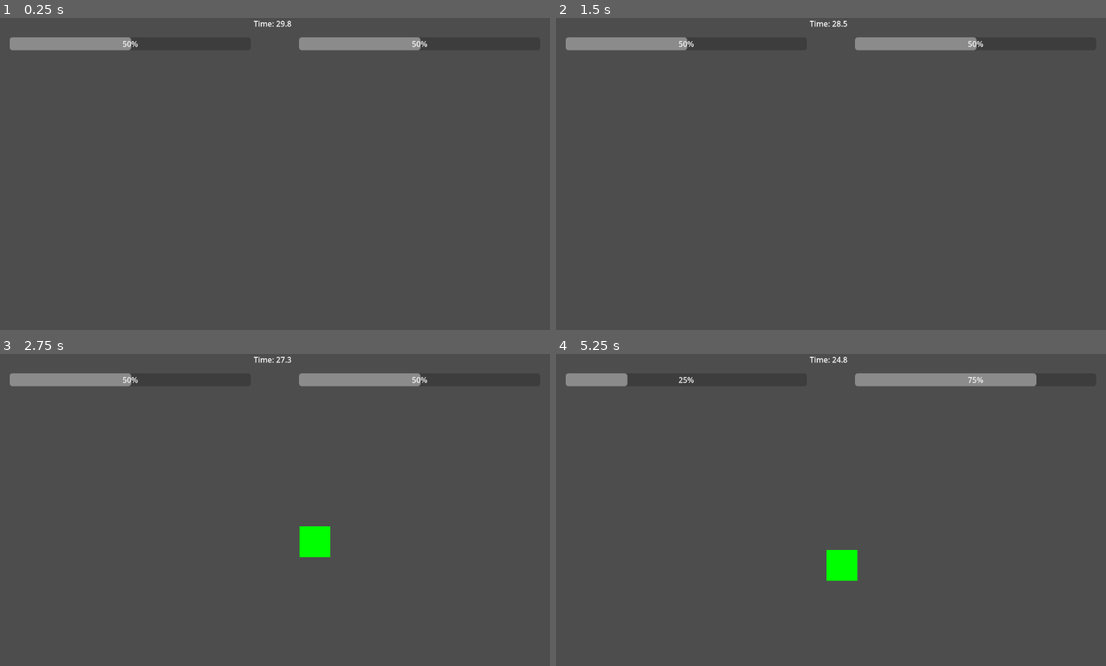
Above: before the commit, frames 1-4 (two rows, left to right).
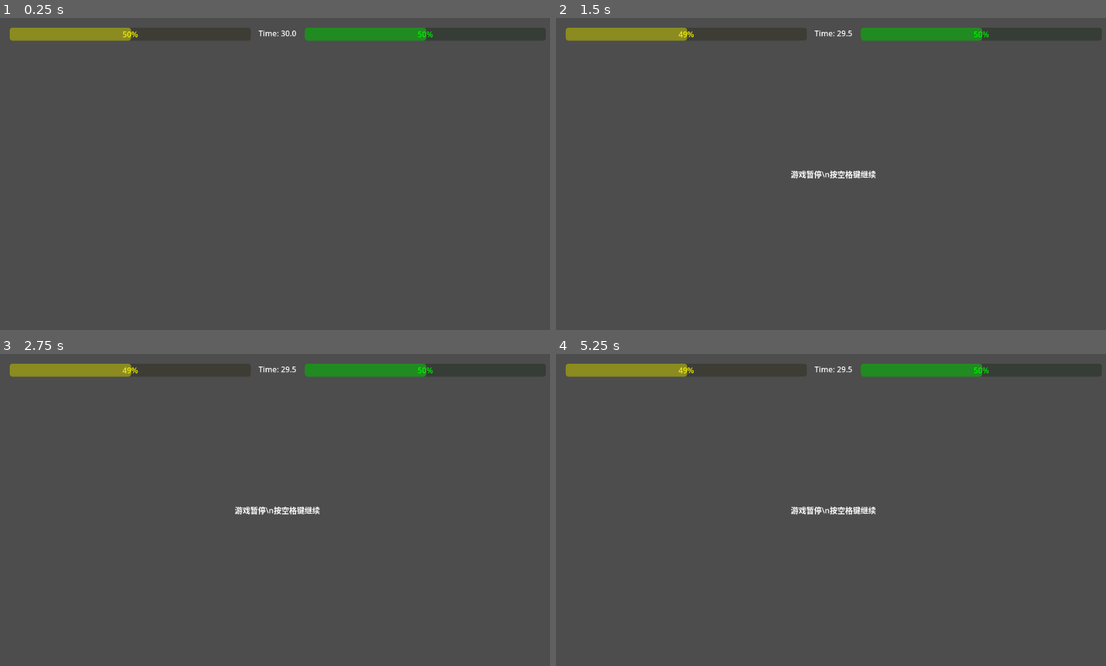
Above: after the commit, the same moments.

Repository: y1141335509/demo-01
Game: Godot game, scene res://main.tscn
Two runs of this game, one before a commit and one after it. Both use one fixed random seed, a clock stepped at 60 frames per second and the inputs below.
Inputs (mouse positions are in pixels of both pictures, inside the frame that each line leads up to):
- Up to frame 1 (0.25 s): no input
- Up to frame 2 (1.5 s): tap Enter at 0.5 s; move the mouse to (957, 158) at 0.52 s; tap Space at 0.6, 0.77, 1.07, 1.25, 1.35 s; click (957, 158) at 0.67 s; move the mouse to (721, 189) at 1.27 s; click (721, 189) at 1.42 s
- Up to frame 3 (2.75 s): tap Space at 1.52, 1.82, 2.1 s; tap Enter at 2 s; move the mouse to (335, 441) at 2.02 s; click (335, 441) at 2.17 s
- Up to frame 4 (5.25 s): move the mouse to (803, 572) at 2.77 s; tap Space at 2.85, 3.02, 3.32, 3.6, 3.77, 4.07, 4.35, 4.52, 4.82, 5.1 s; click (803, 572) at 2.92 s; move the mouse to (1001, 556) at 3.52 s; click (1001, 556) at 3.67 s; tap Escape at 4.15 s; move the mouse to (666, 463) at 4.27 s; click (666, 463) at 4.42 s; move the mouse to (864, 510) at 5.02 s; click (864, 510) at 5.17 s

The runs differ from the first frame. In frame 1, 3.4% of the frame differs, in the area x 1-79%, y 0-11%; in frame 2, 3.6%; in frame 3, 4.2%; in frame 4, 4.3%, in the area x 1-88%, y 0-73%.

Commit message:
able to change progress bars and cut watermelons

Diff:
--- a/GameManager.gd
+++ b/GameManager.gd
@@ -1,18 +1,19 @@
 extends Node
 
-var hunger := 50
-var sugar := 50
+# 游戏状态变量
+var satiety := 50.0
+var blood_sugar := 50.0
 var time_left := 30.0
+var is_paused := false
 
 # UI节点引用
 var hunger_bar: ProgressBar
 var glucose_bar: ProgressBar
 var timer_label: Label
+var pause_label: Label
 var watermelon_spawner: Node2D
 
 func _ready():
-	print("GameManager starting...")
-
 	# 等一帧确保所有节点都已就绪
 	await get_tree().process_frame
 
@@ -28,164 +29,221 @@
 	# 启动游戏
 	start_game()
 
-	# 测试进度条更新（5秒后测试）
-	await get_tree().create_timer(5.0).timeout
-	test_progress_bars()
-
-func test_progress_bars():
-	print("=== 测试进度条更新 ===")
-	hunger = 75
-	sugar = 25
-	update_ui()
-	print("测试完成：设置 hunger=75, sugar=25")
+func _input(event):
+	# 处理暂停输入
+	if event is InputEventKey and event.pressed:
+		if event.keycode == KEY_SPACE or event.keycode == KEY_ESCAPE:
+			toggle_pause()
+
+func toggle_pause():
+	is_paused = !is_paused
+	get_tree().paused = is_paused
+
+	if pause_label:
+		pause_label.visible = is_paused
+
+	if is_paused:
+		if watermelon_spawner and watermelon_spawner.has_method("stop_spawning"):
+			watermelon_spawner.stop_spawning()
+	else:
+		if watermelon_spawner and watermelon_spawner.has_method("start_spawning"):
+			watermelon_spawner.start_spawning()
 
 func setup_progress_bars():
-	if hunger_bar and hunger_bar is ProgressBar:
+	if hunger_bar:
 		hunger_bar.min_value = 0
 		hunger_bar.max_value = 100
-		hunger_bar.value = hunger
-		print("HungerBar setup: min=", hunger_bar.min_value, " max=", hunger_bar.max_value, " value=", hunger_bar.value)
-
-	if glucose_bar and glucose_bar is ProgressBar:
+		hunger_bar.value = satiety
+		print("HungerBar 就绪")
+	else:
+		print("❌ 找不到 HungerBar")
+
+	if glucose_bar:
 		glucose_bar.min_value = 0
 		glucose_bar.max_value = 100
-		glucose_bar.value = sugar
-		print("GlucoseBar setup: min=", glucose_bar.min_value, " max=", glucose_bar.max_value, " value=", glucose_bar.value)
+		glucose_bar.value = blood_sugar
+		print("GlucoseBar 就绪")
+	else:
+		print("❌ 找不到 GlucoseBar")
 
 func setup_nodes():
-	print("=== 开始查找节点 ===")
-	print("GameManager path: ", get_path())
-	print("所有根节点:")
-	var root = get_tree().root
-	for child in root.get_children():
-		print("  根节点: ", child.name, " (", child.get_class(), ")")
-		if child.name.to_lower().contains("main"):
-			print("    Main节点的子节点:")
-			for grandchild in child.get_children():
-				print("      - ", grandchild.name, " (", grandchild.get_class(), ")")
-				if grandchild.name.to_lower().contains("ui"):
-					print("        UI节点的子节点:")
-					for ui_child in grandchild.get_children():
-						print("          - ", ui_child.name, " (", ui_child.get_class(), ")")
-
-	# 尝试暴力搜索所有ProgressBar和Label
-	print("=== 暴力搜索UI节点 ===")
-	var all_progress_bars = []
-	var all_labels = []
-
-	find_nodes_recursive(get_tree().root, all_progress_bars, all_labels)
-
-	print("找到的ProgressBar数量: ", all_progress_bars.size())
-	for i in range(all_progress_bars.size()):
-		var bar = all_progress_bars[i]
-		print("  ProgressBar ", i, ": ", bar.get_path(), " value=", bar.value)
-		if i == 0:
-			hunger_bar = bar
-			print("    -> 分配为 HungerBar")
-		elif i == 1:
-			glucose_bar = bar
-			print("    -> 分配为 GlucoseBar")
-
-	print("找到的Label数量: ", all_labels.size())
-	for i in range(all_labels.size()):
-		var label = all_labels[i]
-		print("  Label ", i, ": ", label.get_path(), " text='", label.text, "'")
-		if i == 0:
-			timer_label = label
-			print("    -> 分配为 TimerLabel")
+	# 使用更广泛的搜索来找到进度条
+	var root_node = get_tree().current_scene
+	hunger_bar = find_progress_bar_by_name(root_node, "HungerBar")
+	glucose_bar = find_progress_bar_by_name(root_node, "GlucoseBar")
+	timer_label = find_label_by_name(root_node, "TimerLabel")
+
+	# 创建暂停标签
+	create_pause_label()
 
 	# 获取西瓜生成器
 	watermelon_spawner = get_node_or_null("../WatermelonSpawner")
-	if watermelon_spawner:
-		print("WatermelonSpawner found")
-	else:
-		print("Warning: WatermelonSpawner not found")
-
-func find_nodes_recursive(node: Node, progress_bars: Array, labels: Array):
-	if node is ProgressBar:
-		progress_bars.append(node)
-	elif node is Label:
-		labels.append(node)
-
+
+func find_progress_bar_by_name(node: Node, target_name: String):
+	if node.name == target_name and node is ProgressBar:
+		return node
 	for child in node.get_children():
-		find_nodes_recursive(child, progress_bars, labels)
+		var result = find_progress_bar_by_name(child, target_name)
+		if result:
+			return result
+	return null
+
+func find_label_by_name(node: Node, target_name: String):
+	if node.name == target_name and node is Label:
+		return node
+	for child in node.get_children():
+		var result = find_label_by_name(child, target_name)
+		if result:
+			return result
+	return null
+
+func create_pause_label():
+	var ui_node = get_node_or_null("../UI")
+	if ui_node:
+		pause_label = Label.new()
+		pause_label.name = "PauseLabel"
+		pause_label.text = "游戏暂停\\n按空格键继续"
+		pause_label.horizontal_alignment = HORIZONTAL_ALIGNMENT_CENTER
+		pause_label.vertical_alignment = VERTICAL_ALIGNMENT_CENTER
+
+		# 设置位置（屏幕中央）
+		pause_label.anchors_preset = Control.PRESET_CENTER
+		pause_label.anchor_left = 0.5
+		pause_label.anchor_right = 0.5
+		pause_label.anchor_top = 0.5
+		pause_label.anchor_bottom = 0.5
+		pause_label.offset_left = -200
+		pause_label.offset_right = 200
+		pause_label.offset_top = -50
+		pause_label.offset_bottom = 50
+
+		pause_label.visible = false
+		ui_node.add_child(pause_label)
 
 func start_game():
-	print("Starting game...")
+	print("游戏开始")
+
+	# 连接预制西瓜的信号
+	var prebuilt_watermelon = get_node_or_null("../Watermelon")
+	if prebuilt_watermelon:
+		if prebuilt_watermelon.has_signal("sliced"):
+			var connection_result = prebuilt_watermelon.connect("sliced", Callable(self, "on_watermelon_sliced"))
+			if connection_result == OK:
+				print("预制西瓜信号已连接")
+			else:
+				print("❌ 预制西瓜信号连接失败")
 
 	# 启动西瓜生成器
 	if watermelon_spawner and watermelon_spawner.has_method("start_spawning"):
 		watermelon_spawner.start_spawning()
-		print("Watermelon spawner started")
 
 func _process(delta):
+	# 暂停时不处理游戏逻辑
+	if is_paused:
+		return
+
+	# 饥饿度下降
+	satiety -= delta * 0.1
+	satiety = clamp(satiety, 0.0, 100.0)
+
 	# 更新时间
 	time_left -= delta
 
-	# 更新UI
-	if timer_label:
-		timer_label.text = "Time: %.1f" % time_left
+	# 更新UI（每30帧更新一次以优化性能）
+	if Engine.get_process_frames() % 30 == 0:
+		if timer_label:
+			timer_label.text = "Time: %.1f" % time_left
+		update_ui()
 
 	# 检查游戏结束条件
 	if time_left <= 0:
-		game_over(true)
-	elif hunger <= 0 or sugar >= 100:
-		game_over(false)
-
-func update_stats(h: int, s: int):
-	var old_hunger = hunger
-	var old_sugar = sugar
-
-	hunger += h
-	sugar += s
-	hunger = clamp(hunger, 0, 100)
-	sugar = clamp(sugar, 0, 100)
-
-	print("=== 数值更新 ===")
-	print("Hunger: ", old_hunger, " -> ", hunger, " (change: +", h, ")")
-	print("Sugar: ", old_sugar, " -> ", sugar, " (change: +", s, ")")
-	update_ui()
+		game_over(true, "时间到")
+	elif satiety <= 0:
+		game_over(false, "饿死了")
+	elif blood_sugar >= 100:
+		game_over(false, "糖尿病了")
+
+func on_watermelon_sliced(hunger_restore: int, sugar_increase: int):
+	print("🍉 西瓜被切! 饥饿+", hunger_restore, " 血糖+", sugar_increase)
+
+	var old_satiety = satiety
+	var old_blood_sugar = blood_sugar
+
+	# 切西瓜的效果
+	satiety += float(hunger_restore)
+	blood_sugar += float(sugar_increase)
+
+	# 限制范围
+	satiety = clamp(satiety, 0.0, 100.0)
+	blood_sugar = clamp(blood_sugar, 0.0, 100.0)
+
+	print("饥饿: %.0f->%.0f, 血糖: %.0f->%.0f" % [old_satiety, satiety, old_blood_sugar, blood_sugar])
+
+	# 立即更新UI
+	force_update_ui()
+
+func force_update_ui():
+	# 强制更新进度条
+	if hunger_bar and is_instance_valid(hunger_bar):
+		hunger_bar.value = satiety
+		print("HungerBar -> %.0f" % satiety)
+
+		# 颜色变化
+		if satiety < 20:
+			hunger_bar.modulate = Color.RED
+		elif satiety < 50:
+			hunger_bar.modulate = Color.YELLOW
+		else:
+			hunger_bar.modulate = Color.GREEN
+	else:
+		print("❌ HungerBar 无效")
+
+	if glucose_bar and is_instance_valid(glucose_bar):
+		glucose_bar.value = blood_sugar
+		print("GlucoseBar -> %.0f" % blood_sugar)
+
+		# 颜色变化
+		if blood_sugar > 80:
+			glucose_bar.modulate = Color.RED
+		elif blood_sugar > 60:
+			glucose_bar.modulate = Color.YELLOW
+		else:
+			glucose_bar.modulate = Color.GREEN
+	else:
+		print("❌ GlucoseBar 无效")
 
 func update_ui():
-	print("=== 更新UI ===")
-	print("Current values: Hunger=", hunger, " Sugar=", sugar)
-
 	if hunger_bar and is_instance_valid(hunger_bar):
-		var old_value = hunger_bar.value
-		hunger_bar.value = hunger
-		print("HungerBar: ", old_value, " -> ", hunger_bar.value, " (expected: ", hunger, ")")
-
-		# 强制刷新
-		hunger_bar.queue_redraw()
-	else:
-		print("HungerBar not available or invalid")
+		hunger_bar.value = satiety
+		if satiety < 20:
+			hunger_bar.modulate = Color.RED
+		elif satiety < 50:
+			hunger_bar.modulate = Color.YELLOW
+		else:
+			hunger_bar.modulate = Color.GREEN
 
 	if glucose_bar and is_instance_valid(glucose_bar):
-		var old_value = glucose_bar.value
-		glucose_bar.value = sugar
-		print("GlucoseBar: ", old_value, " -> ", glucose_bar.value, " (expected: ", sugar, ")")
-
-		# 强制刷新
-		glucose_bar.queue_redraw()
-	else:
-		print("GlucoseBar not available or invalid")
-
-func game_over(success: bool):
-	print("Game Over!")
+		glucose_bar.value = blood_sugar
+		if blood_sugar > 80:
+			glucose_bar.modulate = Color.RED
+		elif blood_sugar > 60:
+			glucose_bar.modulate = Color.YELLOW
+		else:
+			glucose_bar.modulate = Color.GREEN
+
+func game_over(success: bool, reason: String = ""):
+	print("游戏结束: ", reason)
 
 	# 停止生成西瓜
 	if watermelon_spawner and watermelon_spawner.has_method("stop_spawning"):
 		watermelon_spawner.stop_spawning()
 
 	# 暂停游戏
+	is_paused = true
 	get_tree().paused = true
 
+	# 根据成功/失败显示不同消息
 	if success:
-		print("恭喜通关！")
-	else:
-		if hunger <= 0:
-			print("游戏结束：饿死了")
-		elif sugar >= 100:
-			print("游戏结束：糖尿病了")
-		else:
-			print("游戏结束：时间到了")
+		print("🎉 恭喜通关!")
+	else:
+		print("💀 游戏失败")
--- a/PlayerSwipe.gd
+++ b/PlayerSwipe.gd
@@ -10,7 +10,7 @@
 var trail_lifetime := 0.3
 
 func _ready():
-	print("PlayerSwipe ready")
+	pass # 移除打印
 
 func _unhandled_input(event):
 	if event is InputEventMouseButton:
@@ -19,16 +19,14 @@
 				is_swiping = true
 				swipe_path.clear()
 				trail_points.clear()
-				print("Started swiping")
 			else:
 				is_swiping = false
-				print("Stopped swiping")
 
 	elif event is InputEventMouseMotion and is_swiping:
 		swipe_timer = 0.0
 		swipe_path.append(event.position)
 
-		# 添加拖痕点 - 使用更简单的时间获取方式
+		# 添加拖痕点
 		var current_time = Time.get_time_dict_from_system()
 		var time_value = current_time.get("second", 0) + current_time.get("msec", 0) / 1000.0
 
@@ -86,19 +84,39 @@
 	# 执行查询
 	var results = space_state.intersect_point(query)
 
-	for result in results:
-		var body = result["collider"]
-		if body and body.is_in_group("cuttable"):
-			print("Hit cuttable object: ", body.name)
-			if body.has_method("slice"):
-				body.slice()
-				# 创建切割特效
-				create_slice_effect(pos)
-			break
+	# 详细调试切到西瓜的情况
+	if results.size() > 0:
+		print("检测到碰撞，物体数量: ", results.size())
+
+		for result in results:
+			var body = result["collider"]
+			print("- 物体名称: ", body.name, " 类型: ", body.get_class())
+
+			# 检查是否在 cuttable 组中
+			if body.is_in_group("cuttable"):
+				print("  ✅ 这是可切割物体!")
+
+				# 检查是否有slice方法
+				if body.has_method("slice"):
+					print("  ✅ 调用 slice() 方法")
+					body.slice()
+					create_slice_effect(pos)
+					return  # 切到一个就够了
+				else:
+					# 检查是否有meta中的slice方法（动态西瓜）
+					var slice_method = body.get_meta("slice_method", null)
+					if slice_method:
+						print("  ✅ 调用动态西瓜 slice 方法")
+						slice_method.call()
+						create_slice_effect(pos)
+						return
+					else:
+						print("  ❌ 没有 slice() 方法")
+			else:
+				print("  ❌ 不在 cuttable 组中")
+				var groups = body.get_groups()
+				print("  当前组: ", groups)
 
 func create_slice_effect(pos):
-	# 创建切割特效粒子
-	print("Slice effect at: ", pos)
-
-	# 可以在这里添加粒子效果或者简单的视觉反馈
-	# 暂时用console输出作为反馈
+	# 创建切割特效
+	print("切割特效位置: ", pos)
--- a/Watermelon.gd
+++ b/Watermelon.gd
@@ -1,58 +1,122 @@
-extends Node2D
+extends RigidBody2D
 
-@export var watermelon_scene: PackedScene
-@onready var game_manager := $"../GameManager"
+@export var hunger_value := 10
+@export var sugar_value := 15
 
-var spawn_timer: Timer
-var is_spawning = false
+signal sliced(hunger: int, sugar: int)
+var cuttable := true
+var lifetime := 0.0
+var max_lifetime := 15.0
 
 func _ready():
-	print("WatermelonSpawner ready")
+	add_to_group("cuttable")
+	print("预制西瓜就绪")
 
-	# Create and setup timer
-	spawn_timer = Timer.new()
-	add_child(spawn_timer)
-	spawn_timer.wait_time = 2.0
-	spawn_timer.timeout.connect(_on_timer_timeout)
+func _process(delta):
+	lifetime += delta
 
-func start_spawning():
-	print("Starting watermelon spawning")
-	is_spawning = true
-	if spawn_timer:
-		spawn_timer.start()
+	# 检查是否超时或离开屏幕
+	if lifetime > max_lifetime or position.y > 700 or position.x < -100 or position.x > 900:
+		queue_free()
 
-func stop_spawning():
-	print("Stopping watermelon spawning")
-	is_spawning = false
-	if spawn_timer:
-		spawn_timer.stop()
-
-func _on_timer_timeout():
-	if not is_spawning:
+func slice():
+	if not cuttable:
 		return
 
-	print("Spawning watermelon...")
-	spawn_watermelon()
+	cuttable = false
+	print("🍉 预制西瓜被切!")
 
-func spawn_watermelon():
-	if not watermelon_scene:
-		print("Error: No watermelon scene assigned")
-		return
+	# 发送信号给 GameManager
+	emit_signal("sliced", hunger_value, sugar_value)
 
-	if not game_manager:
-		print("Error: GameManager not found")
-		return
+	# 立即从 cuttable 组中移除
+	remove_from_group("cuttable")
 
-	var watermelon = watermelon_scene.instantiate()
+	# 禁用碰撞
+	var collision_shape = get_node_or_null("CollisionShape2D")
+	if collision_shape:
+		collision_shape.set_deferred("disabled", true)
 
-	# Set random position
-	watermelon.position = Vector2(randf_range(100, 700), 600)
-	watermelon.linear_velocity = Vector2(randf_range(-100, 100), randf_range(-600, -400))
+	# 创建切开的两瓣效果
+	create_split_effect()
 
-	# Connect signal
-	watermelon.connect("sliced", Callable(game_manager, "update_stats"))
+	# 隐藏原始西瓜
+	visible = false
 
-	# Add to main scene (parent of this spawner)
-	get_parent().add_child(watermelon)
+	# 1秒后清除
+	var cleanup_timer = Timer.new()
+	cleanup_timer.wait_time = 1.0
+	cleanup_timer.one_shot = true
+	cleanup_timer.timeout.connect(queue_free)
+	add_child(cleanup_timer)
+	cleanup_timer.start()
 
-	print("Watermelon spawned at: ", watermelon.position)
+func create_split_effect():
+	# 创建左半边
+	var half_left = RigidBody2D.new()
+	half_left.position = global_position + Vector2(-20, 0)
+	half_left.gravity_scale = 0.8
+	half_left.mass = 0.5
+
+	var sprite_left = Sprite2D.new()
+	var texture_left = ImageTexture.new()
+	var image_left = Image.create(32, 64, false, Image.FORMAT_RGB8)
+	image_left.fill(Color.DARK_GREEN)
+	texture_left.set_image(image_left)
+	sprite_left.texture = texture_left
+	half_left.add_child(sprite_left)
+
+	var collision_left = CollisionShape2D.new()
+	var shape_left = RectangleShape2D.new()
+	shape_left.size = Vector2(32, 64)
+	collision_left.shape = shape_left
+	half_left.add_child(collision_left)
+
+	# 创建右半边
+	var half_right = RigidBody2D.new()
+	half_right.position = global_position + Vector2(20, 0)
+	half_right.gravity_scale = 0.8
+	half_right.mass = 0.5
+
+	var sprite_right = Sprite2D.new()
+	var texture_right = ImageTexture.new()
+	var image_right = Image.create(32, 64, false, Image.FORMAT_RGB8)
+	image_right.fill(Color.DARK_GREEN)
+	texture_right.set_image(image_right)
+	sprite_right.texture = texture_right
+	half_right.add_child(sprite_right)
+
+	var collision_right = CollisionShape2D.new()
+	var shape_right = RectangleShape2D.new()
+	shape_right.size = Vector2(32, 64)
+	collision_right.shape = shape_right
+	half_right.add_child(collision_right)
+
+	# 添加到场景
+	get_parent().add_child(half_left)
+	get_parent().add_child(half_right)
+
+	# 给两瓣加上分离的速度
+	half_left.linear_velocity = Vector2(-150, -100)
+	half_right.linear_velocity = Vector2(150, -100)
+
+	# 3秒后清除两瓣
+	var timer_left = Timer.new()
+	timer_left.wait_time = 3.0
+	timer_left.one_shot = true
+	timer_left.timeout.connect(func():
+		if is_instance_valid(half_left):
+			half_left.queue_free()
+	)
+	half_left.add_child(timer_left)
+	timer_left.start()
+
+	var timer_right = Timer.new()
+	timer_right.wait_time = 3.0
+	timer_right.one_shot = true
+	timer_right.timeout.connect(func():
+		if is_instance_valid(half_right):
+			half_right.queue_free()
+	)
+	half_right.add_child(timer_right)
+	timer_right.start()
--- a/WatermelonSpawner.gd
+++ b/WatermelonSpawner.gd
@@ -5,12 +5,12 @@
 var is_spawning: bool = false
 
 func _ready():
-	print("WatermelonSpawner ready")
+	print("西瓜生成器就绪")
 
 	# 获取GameManager引用
 	game_manager = get_node("../GameManager")
 	if not game_manager:
-		print("Error: Cannot find GameManager")
+		print("错误: 找不到GameManager")
 		return
 
 	# 创建定时器
@@ -19,15 +19,11 @@
 	spawn_timer.timeout.connect(_on_timer_timeout)
 	add_child(spawn_timer)
 
-	print("WatermelonSpawner initialized successfully")
-
 func start_spawning():
-	print("Starting watermelon spawning")
 	is_spawning = true
 	spawn_timer.start()
 
 func stop_spawning():
-	print("Stopping watermelon spawning")
 	is_spawning = false
 	spawn_timer.stop()
 
@@ -41,19 +37,19 @@
 	watermelon.name = "Watermelon"
 
 	# 设置物理属性
-	watermelon.gravity_scale = 0.8  # 适中的重力
+	watermelon.gravity_scale = 0.8
 	watermelon.mass = 1.0
-	watermelon.linear_damp = 0.1  # 少量空气阻力
+	watermelon.linear_damp = 0.1
 
-	# 从屏幕底部开始，但给一个向上的初始速度让它能到达屏幕中央
+	# 设置位置
 	var from_left = randf() > 0.5
 	var spawn_x: float
-	var spawn_y: float = 400  # 调整这个值：400=屏幕中央，300=偏上，500=偏下
+	var spawn_y: float = 400
 
 	if from_left:
-		spawn_x = -50  # 调整这个值让西瓜从更左边开始：-100=更远，0=屏幕边缘
+		spawn_x = -50
 	else:
-		spawn_x = 850  # 调整这个值：900=更远，800=屏幕右边缘
+		spawn_x = 850
 
 	watermelon.position = Vector2(spawn_x, spawn_y)
 
@@ -73,142 +69,100 @@
 	collision.shape = shape
 	watermelon.add_child(collision)
 
-	# 添加边界检测器（用于销毁屏幕外的西瓜）
-	var boundary_checker = Area2D.new()
-	boundary_checker.name = "BoundaryChecker"
-	var boundary_collision = CollisionShape2D.new()
-	var boundary_shape = CircleShape2D.new()
-	boundary_shape.radius = 35
-	boundary_collision.shape = boundary_shape
-	boundary_checker.add_child(boundary_collision)
-	watermelon.add_child(boundary_checker)
+	# 直接设置必要的属性和信号
+	watermelon.add_to_group("cuttable")
+	print("动态西瓜已加入 cuttable 组")
 
-	# 添加西瓜脚本
-	var script = GDScript.new()
-	script.source_code = """
-extends RigidBody2D
+	# 添加自定义信号
+	watermelon.add_user_signal("sliced", [
+		{"name": "hunger", "type": TYPE_INT},
+		{"name": "sugar", "type": TYPE_INT}
+	])
 
-@export var hunger_value := 10
-@export var sugar_value := 15
+	# 设置西瓜属性
+	watermelon.set_meta("cuttable", true)
+	watermelon.set_meta("is_sliced", false)
+	watermelon.set_meta("hunger_value", 10)
+	watermelon.set_meta("sugar_value", 15)
+	watermelon.set_meta("spawn_time", Time.get_time_dict_from_system())
 
-signal sliced(hunger: int, sugar: int)
-var cuttable := true
-var lifetime := 0.0
-var max_lifetime := 10.0  # 10秒后自动销毁
+	# 添加slice方法到西瓜
+	var slice_callable = _slice_dynamic_watermelon.bind(watermelon)
+	watermelon.set_meta("slice_method", slice_callable)
 
-func _ready():
-	add_to_group("cuttable")
-	print("Watermelon ready at: ", position)
+	# 添加定时器来处理生命周期
+	var lifetime_timer = Timer.new()
+	lifetime_timer.wait_time = 15.0  # 15秒后自动销毁
+	lifetime_timer.one_shot = true
+	lifetime_timer.timeout.connect(watermelon.queue_free)
+	watermelon.add_child(lifetime_timer)
+	lifetime_timer.start()
 
-func _process(delta):
-	lifetime += delta
-
-	# 检查是否超时或离开屏幕
-	if lifetime > max_lifetime or position.y > 700 or position.x < -100 or position.x > 900:
-		print("Watermelon destroyed (out of bounds or timeout)")
-		queue_free()
-
-func slice():
-	if not cuttable:
-		return
-	cuttable = false
-	emit_signal("sliced", hunger_value, sugar_value)
-	print("Watermelon sliced! Hunger: +", hunger_value, ", Sugar: +", sugar_value)
-
-	# 创建切开的两瓣效果
-	create_watermelon_halves()
-
-	# 隐藏原始西瓜
-	visible = false
-
-	# 1秒后清除
-	var timer = Timer.new()
-	timer.wait_time = 1.0
-	timer.one_shot = true
-	timer.timeout.connect(queue_free)
-	add_child(timer)
-	timer.start()
-
-func create_watermelon_halves():
-	# 创建左半边
-	var left_half = RigidBody2D.new()
-	left_half.position = position + Vector2(-20, 0)
-	left_half.gravity_scale = 0.5
-
-	var left_sprite = Sprite2D.new()
-	var left_texture = ImageTexture.new()
-	var left_image = Image.create(32, 64, false, Image.FORMAT_RGB8)
-	left_image.fill(Color.DARK_GREEN)
-	left_texture.set_image(left_image)
-	left_sprite.texture = left_texture
-	left_half.add_child(left_sprite)
-
-	var left_collision = CollisionShape2D.new()
-	var left_shape = RectangleShape2D.new()
-	left_shape.size = Vector2(32, 64)
-	left_collision.shape = left_shape
-	left_half.add_child(left_collision)
-
-	# 创建右半边
-	var right_half = RigidBody2D.new()
-	right_half.position = position + Vector2(20, 0)
-	right_half.gravity_scale = 0.5
-
-	var right_sprite = Sprite2D.new()
-	var right_texture = ImageTexture.new()
-	var right_image = Image.create(32, 64, false, Image.FORMAT_RGB8)
-	right_image.fill(Color.DARK_GREEN)
-	right_texture.set_image(right_image)
-	right_sprite.texture = right_texture
-	right_half.add_child(right_sprite)
-
-	var right_collision = CollisionShape2D.new()
-	var right_shape = RectangleShape2D.new()
-	right_shape.size = Vector2(32, 64)
-	right_collision.shape = right_shape
-	right_half.add_child(right_collision)
-
-	# 添加到场景
-	get_parent().add_child(left_half)
-	get_parent().add_child(right_half)
-
-	# 给两瓣加上分离的速度
-	left_half.linear_velocity = Vector2(-100, -50)
-	right_half.linear_velocity = Vector2(100, -50)
-
-	# 1.5秒后清除两瓣
-	var left_timer = Timer.new()
-	left_timer.wait_time = 1.5
-	left_timer.one_shot = true
-	left_timer.timeout.connect(left_half.queue_free)
-	left_half.add_child(left_timer)
-	left_timer.start()
-
-	var right_timer = Timer.new()
-	right_timer.wait_time = 1.5
-	right_timer.one_shot = true
-	right_timer.timeout.connect(right_half.queue_free)
-	right_half.add_child(right_timer)
-	right_timer.start()
-"""
-	watermelon.set_script(script)
-
-	# 连接信号
-	watermelon.connect("sliced", Callable(game_manager, "update_stats"))
+	# 添加边界检查定时器
+	var boundary_timer = Timer.new()
+	boundary_timer.wait_time = 0.5  # 每0.5秒检查一次
+	boundary_timer.timeout.connect(_check_watermelon_boundary.bind(watermelon))
+	watermelon.add_child(boundary_timer)
+	boundary_timer.start()
 
 	# 添加到场景
 	get_parent().add_child(watermelon)
 
-	# 计算抛射速度 - 确保西瓜能到达屏幕中央区域
+	# 连接信号
+	var connection_result = watermelon.connect("sliced", Callable(game_manager, "on_watermelon_sliced"))
+	if connection_result == OK:
+		print("✅ 动态西瓜信号连接成功")
+	else:
+		print("❌ 动态西瓜信号连接失败")
+
+	# 计算抛射速度
 	var launch_velocity: Vector2
 
 	if from_left:
-		# 从左边抛向屏幕中央偏右，向上的速度要足够大
 		launch_velocity = Vector2(randf_range(200, 300), randf_range(-500, -300))
 	else:
-		# 从右边抛向屏幕中央偏左，向上的速度要足够大
 		launch_velocity = Vector2(randf_range(-300, -200), randf_range(-500, -300))
 
 	watermelon.linear_velocity = launch_velocity
 
-	print("Watermelon launched from: ", watermelon.position, " with velocity: ", launch_velocity)
+func _check_watermelon_boundary(watermelon: RigidBody2D):
+	# 检查西瓜是否离开屏幕
+	if not is_instance_valid(watermelon):
+		return
+
+	if watermelon.position.y > 700 or watermelon.position.x < -100 or watermelon.position.x > 900:
+		watermelon.queue_free()
+
+func _slice_dynamic_watermelon(watermelon: RigidBody2D):
+	if not is_instance_valid(watermelon):
+		return
+
+	var cuttable = watermelon.get_meta("cuttable", true)
+	var is_sliced = watermelon.get_meta("is_sliced", false)
+
+	if not cuttable or is_sliced:
+		return
+
+	print("🍉 动态西瓜被切!")
+
+	watermelon.set_meta("cuttable", false)
+	watermelon.set_meta("is_sliced", true)
+
+	# 从 cuttable 组中移除
+	watermelon.remove_from_group("cuttable")
+
+	# 禁用碰撞
+	var collision_shapes = watermelon.get_children().filter(func(node): return node is CollisionShape2D)
+	for collision_node in collision_shapes:
+		collision_node.set_deferred("disabled", true)
+
+	# 发送信号
+	var hunger_value = watermelon.get_meta("hunger_value", 10)
+	var sugar_value = watermelon.get_meta("sugar_value", 15)
+	watermelon.emit_signal("sliced", hunger_value, sugar_value)
+
+	# 隐藏西瓜
+	watermelon.visible = false
+
+	# 1秒后删除
+	get_tree().create_timer(1.0).timeout.connect(watermelon.queue_free)
--- a/main.tscn
+++ b/main.tscn
@@ -26,22 +26,24 @@
 [node name="UI" type="CanvasLayer" parent="."]
 
 [node name="GlucoseBar" type="ProgressBar" parent="UI"]
-custom_minimum_size = Vector2(500, 4)
-offset_left = 620.0
-offset_top = 40.0
-offset_right = 1120.0
-offset_bottom = 67.0
+custom_minimum_size = Vector2(500, 27)
+anchors_preset = 1
+anchor_left = 1.0
+anchor_right = 1.0
+offset_left = -520.0
+offset_top = 20.0
+offset_right = -20.0
+offset_bottom = 47.0
+grow_horizontal = 0
 metadata/_edit_use_anchors_ = true
 
 [node name="HungerBar" type="ProgressBar" parent="UI"]
-anchors_preset = 5
-anchor_left = 0.5
-anchor_right = 0.5
-offset_left = -556.0
-offset_top = 40.0
-offset_right = -56.0
-offset_bottom = 67.0
-grow_horizontal = 2
+custom_minimum_size = Vector2(500, 27)
+offset_left = 20.0
+offset_top = 20.0
+offset_right = 520.0
+offset_bottom = 47.0
+grow_horizontal = 0
 metadata/_edit_use_anchors_ = true
 
 [node name="TimerLabel" type="Label" parent="UI"]
@@ -49,9 +51,12 @@
 anchor_left = 0.5
 anchor_right = 0.5
 offset_left = -50.0
+offset_top = 20.0
 offset_right = 50.0
-offset_bottom = 27.0
+offset_bottom = 47.0
 grow_horizontal = 2
+text = "Time: 30.0"
+horizontal_alignment = 1
 metadata/_edit_use_anchors_ = true
 
 [node name="Background" type="Sprite2D" parent="."]
